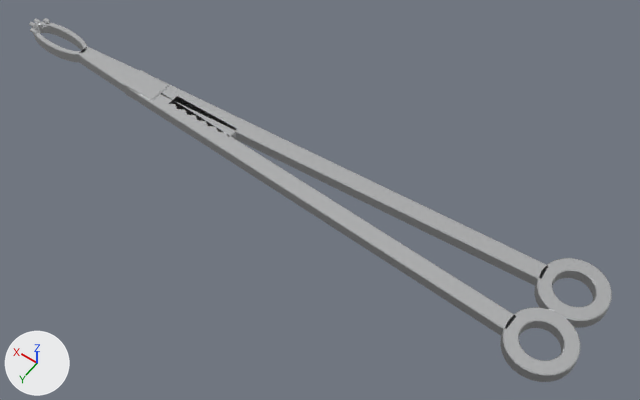
Before and after pictures for a commit that changed the glTF model simiq3d/models/glb/allis_forceps.glb.
One viewpoint serves both versions: a 50 mm camera at (-0.0816, 0.0971, 0.1476) aimed at (-0.0121, -0.0002, -0.0054). The lights are fixed; the arrows at lower left show +X, +Y and +Z. The older version comes first. Vertices at exactly the same position are counted once.

Objects in the first picture: 'allis_forceps'.
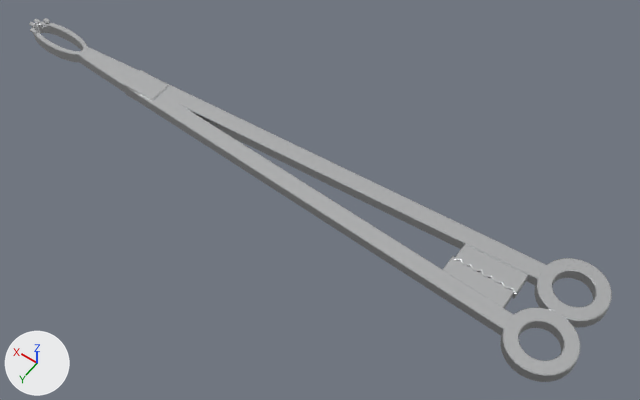
The newer file is also turned or shifted as a whole; pictures and numbers use the older file's frame.

Patch to the scene script:
```diff
--- a/simiq3d/models/glb/allis_forceps.glb.py
+++ b/simiq3d/models/glb/allis_forceps.glb.py
@@ me_allis_forceps @@
 # used by ob_allis_forceps; location = (0.0, 0.0, 0.0)
-me_allis_forceps.from_pydata(...)  # 938 vertices, 1840 faces; spans x -0.075..0.075, y -0.014..0.014, z -0.002..0.002
+me_allis_forceps.from_pydata(...)  # 1028 vertices, 2016 faces; spans x -0.075..0.075, y -0.014..0.014, z -0.002..0.002
+# me_allis_forceps part 1: the loose piece of 90 vertices spanning x 0.011..0.029, y -0.002..0.002, z -0.002..0.001 is scaled about its middle by (0.778, 1.64, 0.7), then moved by (-0.073, -0.002, 0.0)
+# me_allis_forceps part 2: the loose piece of 90 vertices spanning x 0.011..0.029, y -0.002..0.002, z -0.002..0.001 is copied, and the copy is scaled about its middle by (0.778, -1.63, 0.62), then moved by (-0.072, 0.002, 0.0); it spans x -0.059..-0.045, y -0.001..0.006, z -0.001..0.001
+# other edits to the shape of me_allis_forceps do not show in these pictures
 me_allis_forceps.materials.append(mat_aceroinoxidable)
```

Where the change shows, as pixel boxes [x1, y1, x2, y2] in the pictures (640 x 400 px; the box of a moved part takes in the faces that stretch with it):
part 1 of me_allis_forceps, moved or reshaped
    before: [169, 96, 236, 139]
    after: [454, 244, 528, 299]
part 2 of me_allis_forceps, added
    after: [442, 255, 514, 308]
